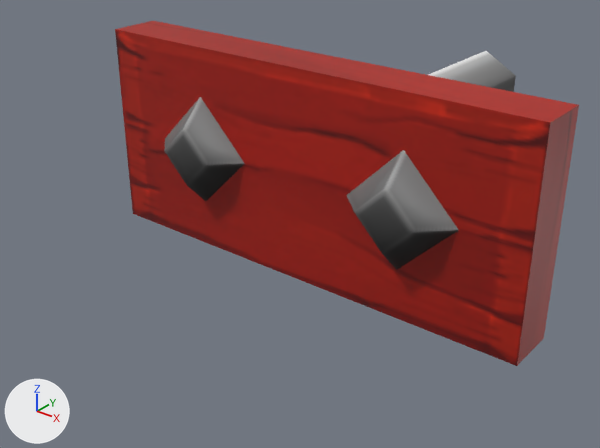
The FBX model Assets/Art/Models/Obstacles/walls/wall_red_01.fbx, before and after one commit.
One viewpoint serves both versions: a camera (50 mm lens) standing at (0.858, -1.103, 0.769) and looking at (-0.06, 0.044, 0.058). Every picture has the same lights, and +X, +Y and +Z are marked at lower left. Where no turn or scale is listed for an object, it has been applied to the vertices.

The older version as bpy lines, for what is in view:
```python
me_mesh = bpy.data.meshes.new('Mesh')
me_mesh.from_pydata(...)  # 12 vertices, 6 faces; spans x -0.079..0.079, y -0.33..0.33, z -0.091..0.091
me_mesh.materials.append(mat_m_wood4)  # picture img_t_obstacles_png
me_mesh_001 = bpy.data.meshes.new('Mesh.001')
me_mesh_001.from_pydata(...)  # 24 vertices, 16 faces; spans x -45.0..45.0, y -20.0..20.0, z -7.4..7.4
me_mesh_001.materials.append(mat_m_wood4)  # picture img_t_obstacles_png
ob_spring_2 = bpy.data.objects.new('spring_2', me_mesh)
ob_spring_2.location = (0.0, 0.329, 0.198)
ob_wall_5 = bpy.data.objects.new('wall_5', me_mesh_001)
ob_wall_5.parent = ob_wall_red_01
ob_wall_5.location = (0.0, 0.0, 30.46)
```
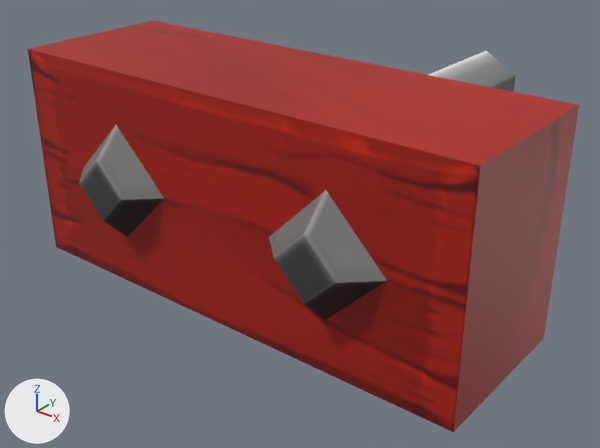
What differs and where, as boxes (x1, y1, x2, y2) in the pictures (600 x 448 px; the box of a moved part takes in the faces that stretch with it):
'wall_5', reshaped, turned: before (115, 21, 579, 366); after (28, 21, 579, 432)
part 1 of me_mesh_001, moved or reshaped: before (164, 97, 245, 201); after (79, 125, 164, 237)
part 2 of me_mesh_001, moved or reshaped: before (346, 150, 458, 270); after (269, 190, 387, 320)
part 3 of me_mesh_001, moved or reshaped: before (115, 24, 574, 366); after (28, 24, 574, 432)

Patch to the scene script:
```diff
--- a/Assets/Art/Models/Obstacles/walls/wall_red_01.fbx.py
+++ b/Assets/Art/Models/Obstacles/walls/wall_red_01.fbx.py
@@ me_mesh_001 @@
 me_mesh_001.from_pydata(...)  # 24 vertices, 16 faces; spans x -45.0..45.0, y -20.0..20.0, z -7.4..7.4
 # used by ob_wall_5; parent = ob_wall_red_01; location = (0.0, 0.0, 30.46)
+# me_mesh_001 part 1: the loose piece of 8 vertices spanning x -33.3..-11.1, y -11.1..11.1, z 2.2..7.4 is turned 180 degrees about the y axis through its middle, then moved by (44.4, 0.0, -29.7)
+# me_mesh_001 part 2: the loose piece of 8 vertices spanning x 11.1..33.3, y -11.1..11.1, z 2.2..7.4 is turned -180 degrees about the y axis through its middle, then moved by (-44.4, 0.0, -29.7)
+# me_mesh_001 part 3: the loose piece of 8 vertices spanning x -45.0..45.0, y -20.0..20.0, z -7.4..2.6 is scaled about its middle by (-1, 1, -3.01), then moved by (0.0, 0.0, -5.2)
 me_mesh_001.materials.append(mat_m_wood4)
@@ ob_wall_5 @@
 ob_wall_5.location = (0.0, 0.0, 30.46)
+ob_wall_5.rotation_euler = (0.0, -3.142, 0.0)  # degrees (0, -180, 0)
```
